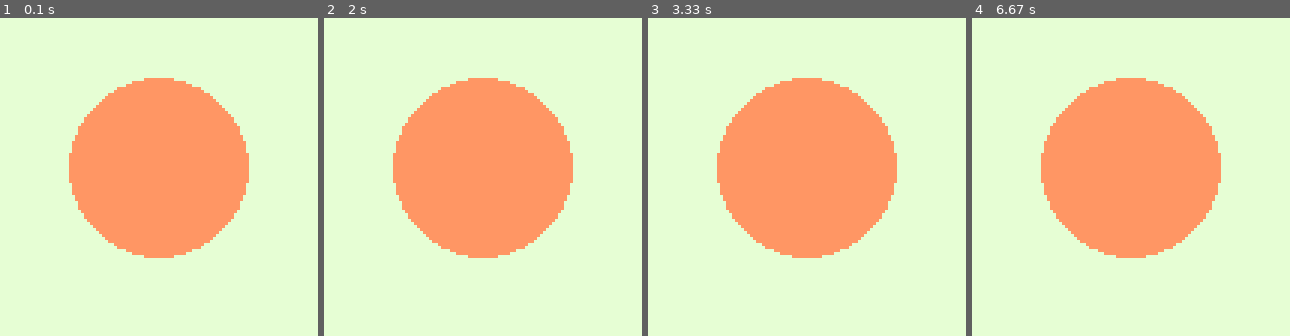
Above: before the commit, frames 1-4 (left to right).
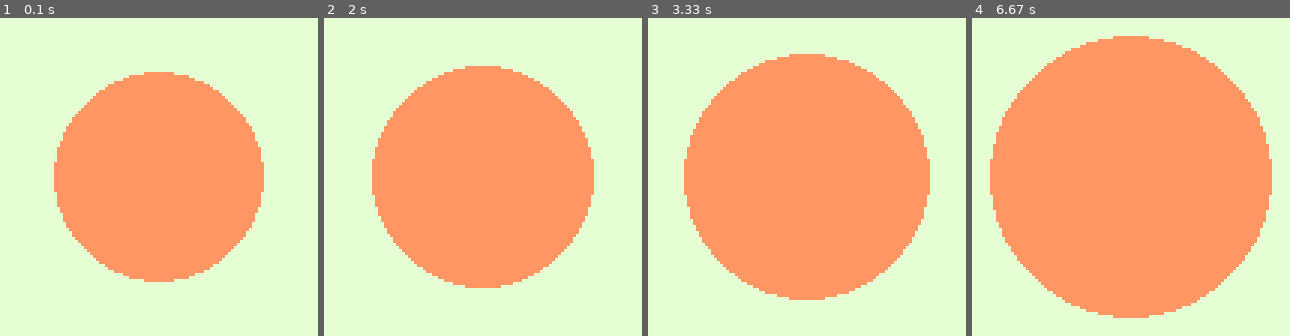
Above: after the commit, the same moments.

Repository: JeanRozanov880/my_pygame_tasks
Game: pygame game, started from task5.py
The game is run twice, just before and just after one commit, with the same random seed, the same clock (stepped at 60 frames per second) and the same inputs.
Inputs (mouse positions are in pixels of both pictures, inside the frame that each line leads up to):
- Up to frame 1 (0.1 s): no input
- Up to frame 2 (2 s): press the mouse at (outside the picture) at 1.87 s; move the mouse to (502, 167) at 1.97 s
- Up to frame 3 (3.33 s): release the mouse at (outside the picture) at 2.1 s
- Up to frame 4 (6.67 s): press the mouse at (outside the picture) at 6.43 s; move the mouse to (1045, 97) at 6.53 s; move the mouse to (1267, 218) at 6.63 s

The runs differ from the first frame. In frame 1, 9.0% of the frame differs, in the area x 16-84%, y 16-84%; in frame 2, 13%; in frame 3, 22%; in frame 4, 36%, in the area x 5-95%, y 5-95%.

Commit message:
Update task5.py

Diff:
--- a/task5.py
+++ b/task5.py
@@ -1,5 +1,3 @@
-# Часть 1:
-
 import pygame as pg
 import random
 
@@ -15,7 +13,10 @@
 
 # до начала игрового цикла отображаем объекты:
 # координаты центра круга
-r = 30
+r = 35
+inc = 1 # насколько будем увеличивать
+min_r = 10
+max_r = 120
 x, y = random.randint(0 + r, WIDTH - r), random.randint(0 + r, HEIGHT - r)  # координаты круга
 pg.draw.circle(screen, ORANGE, (x, y), r)  # рисуем круг
 pg.display.update()  # обновляем окно
@@ -30,6 +31,13 @@
             flag_play = False
         if event.type == pg.MOUSEMOTION:
             mouse_pos = event.pos
+        if event.type == pg.MOUSEWHEEL: # изменяем размеры шара с помощью колесика
+            if event.y > 0: # увеличиваем шар
+                if r < max_r:
+                    r += inc
+            if event.y < 0: # уменьшаем шар
+                if r > min_r:
+                    r -= inc
 
             break
     if not flag_play:
@@ -41,12 +49,17 @@
     dist = ((x - mouse_pos[0]) ** 2 + (y - mouse_pos[1]) ** 2) ** 0.5
 
     pressed = pg.mouse.get_pressed()
-    if dist <= r:
-        if pressed[1]:
+    if dist <= r: # проверяем, наведена ли мышь на шар
+        if pressed[1]: # при нажатии на колесико шар лопается и отрисовывается новый
             x, y = random.randint(0 + r, WIDTH - r), random.randint(0 + r, HEIGHT - r)
-            screen.fill(MINT)
-            pg.draw.circle(screen, ORANGE, (x, y), r)  # рисуем новый, сдвинутый круг
-            pg.display.update()
+
+        if pressed[0]: # увеличение шара на м1
+            if r < max_r:
+                r += inc
+
+        if pressed[2]: # уменьшение шара на м2
+            if r > min_r:
+                r -= inc
 
     screen.fill(MINT)  # заливаем фон, стирая предыдущий круг
     pg.draw.circle(screen, ORANGE, (x, y), r)  # рисуем новый, сдвинутый круг
